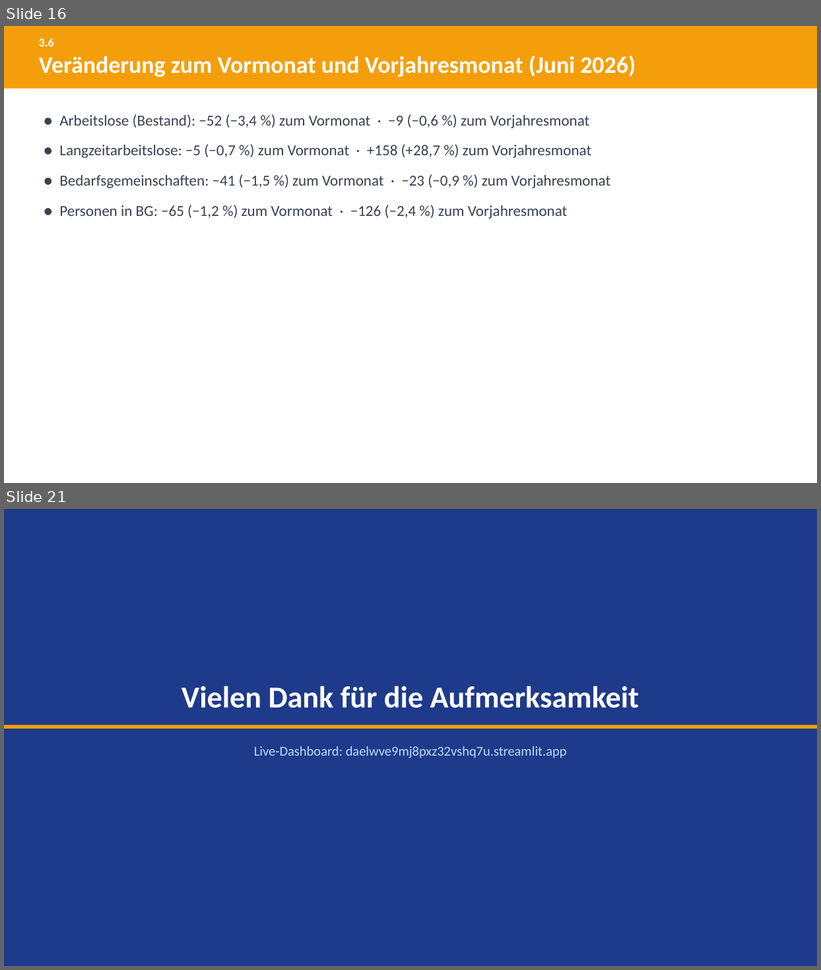
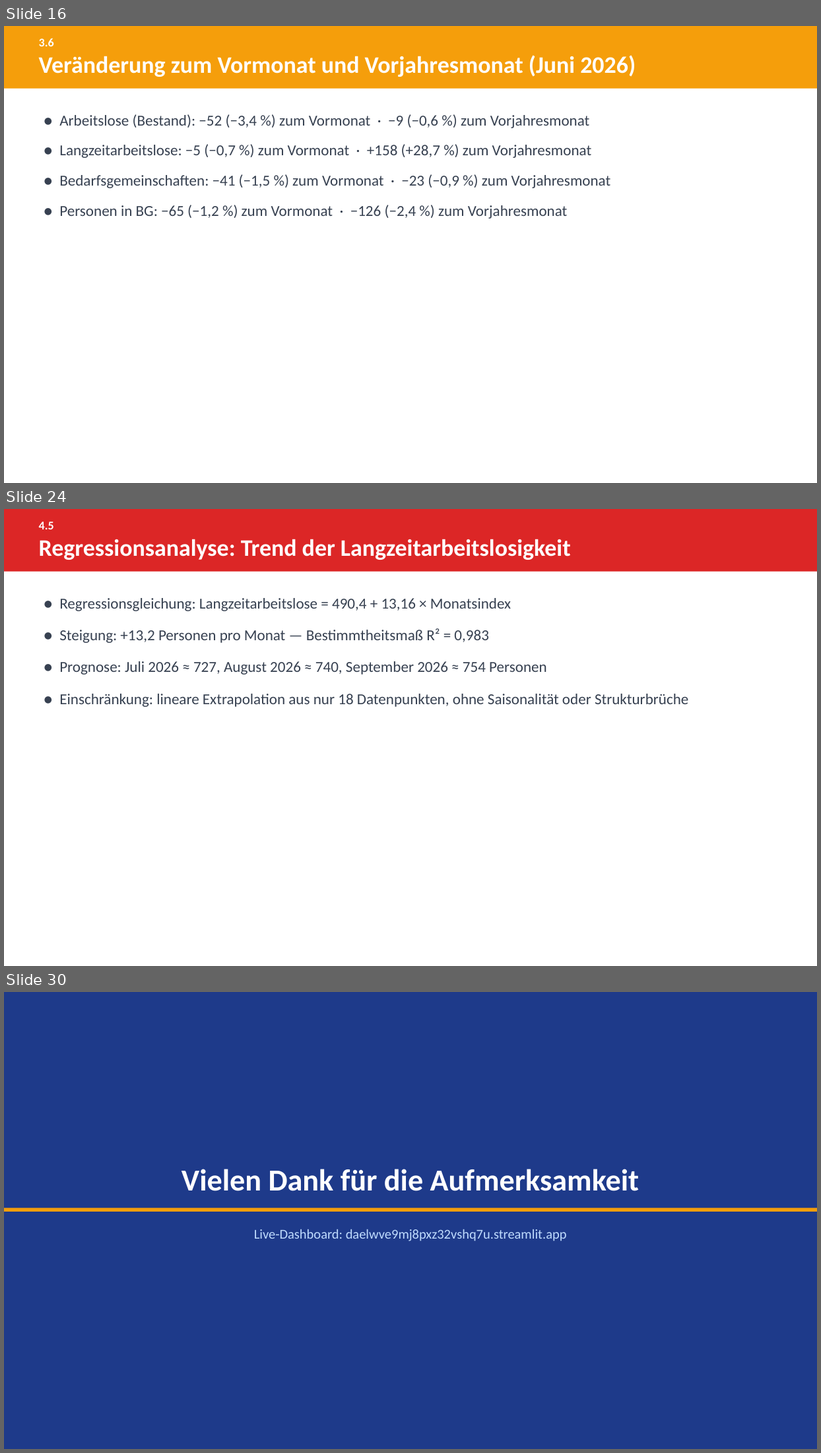
Before and after one commit to eufunk/arbeitsmarkt-regensburg, a slide deck: Dok/Projektpraesentation.pptx. Shown one above the other, each under a label of ours: slides 16 and 21 before the commit, slides 16, 24 and 30 after it; the slides between them are not shown. The pictures are 821x970 and 821x1453 pixels, drawn with LibreOffice and Linux fonts; fonts in the diff are those of the drawing. Boxes give left, top, right and bottom in pixels: in the first picture for what was removed or moved away, otherwise in the second. Text is boxed around its words. In the diff, an @@ line names an element or a change of style, - is before the commit and + after.

```diff
--- a/Dok/Projektpraesentation.pptx
+++ b/Dok/Projektpraesentation.pptx
@@ slide 24 added at (x1=4, y1=509, x2=817, y2=966), background #FFFFFF @@
@@ rectangle added at (x1=4, y1=509, x2=817, y2=571), fill #DC2626 @@
@@ text added at (x1=39, y1=522, x2=54, y2=529), 14 pt, text #FFFFFF, bold @@
+4.5
@@ text added at (x1=39, y1=539, x2=571, y2=560), 28 pt, text #FFFFFF, bold @@
+Regressionsanalyse: Trend der Langzeitarbeitslosigkeit
@@ text added at (x1=59, y1=598, x2=688, y2=707), 18 pt, text #374151 @@
+● Regressionsgleichung: Langzeitarbeitslose = 490,4 + 13,16 × Monatsindex
+● Steigung: +13,2 Personen pro Monat — Bestimmtheitsmaß R² = 0,983
+● Prognose: Juli 2026 ≈ 727, August 2026 ≈ 740, September 2026 ≈ 754 Personen
+● Einschränkung: lineare Extrapolation aus nur 18 Datenpunkten, ohne Saisonalität oder Strukturbrüche
@@ what was slide 21 is now slide 30 @@
```
Also in this commit, not shown: 11 slides changed, 8 other slides added, 21 other files.
